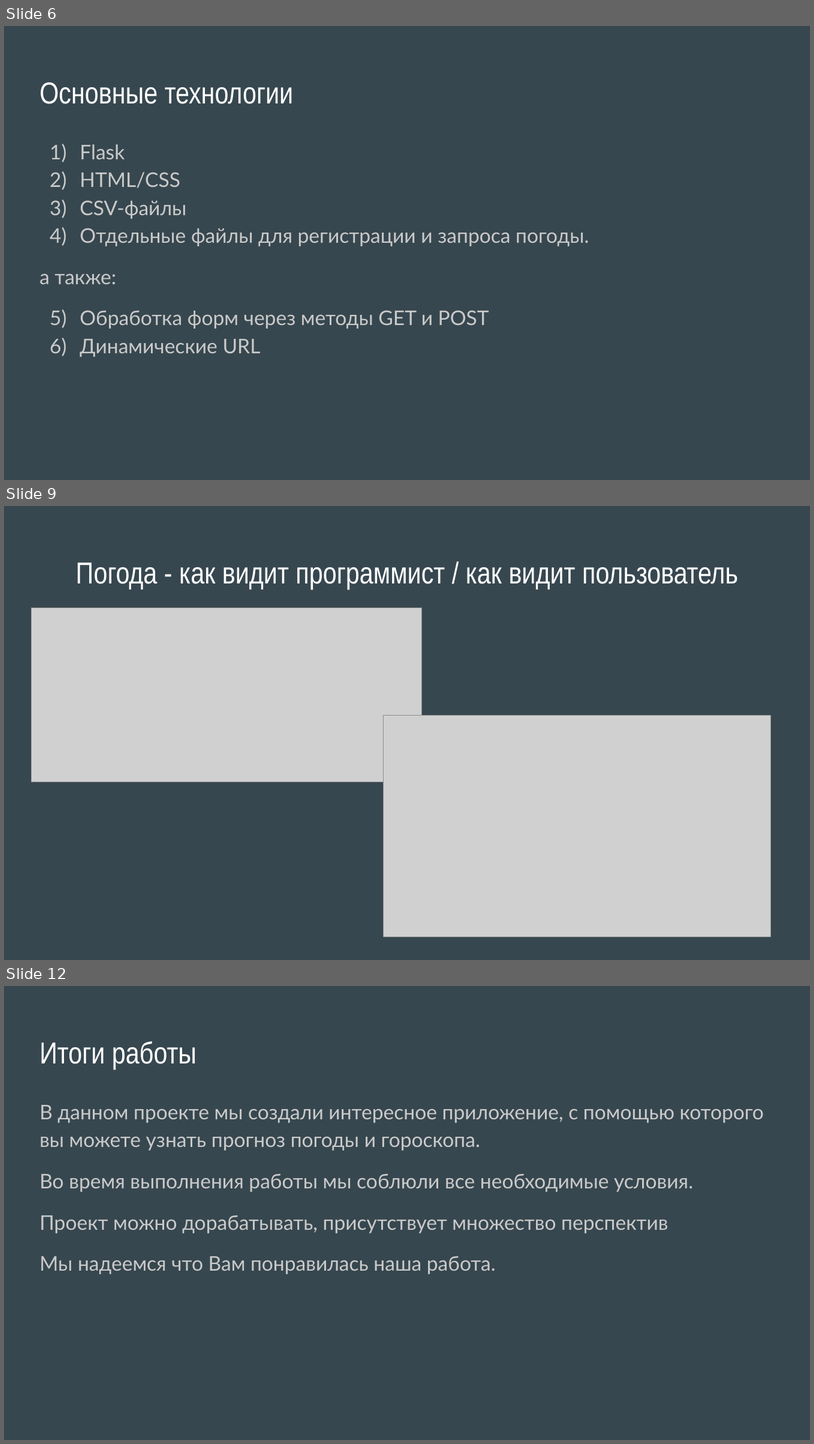
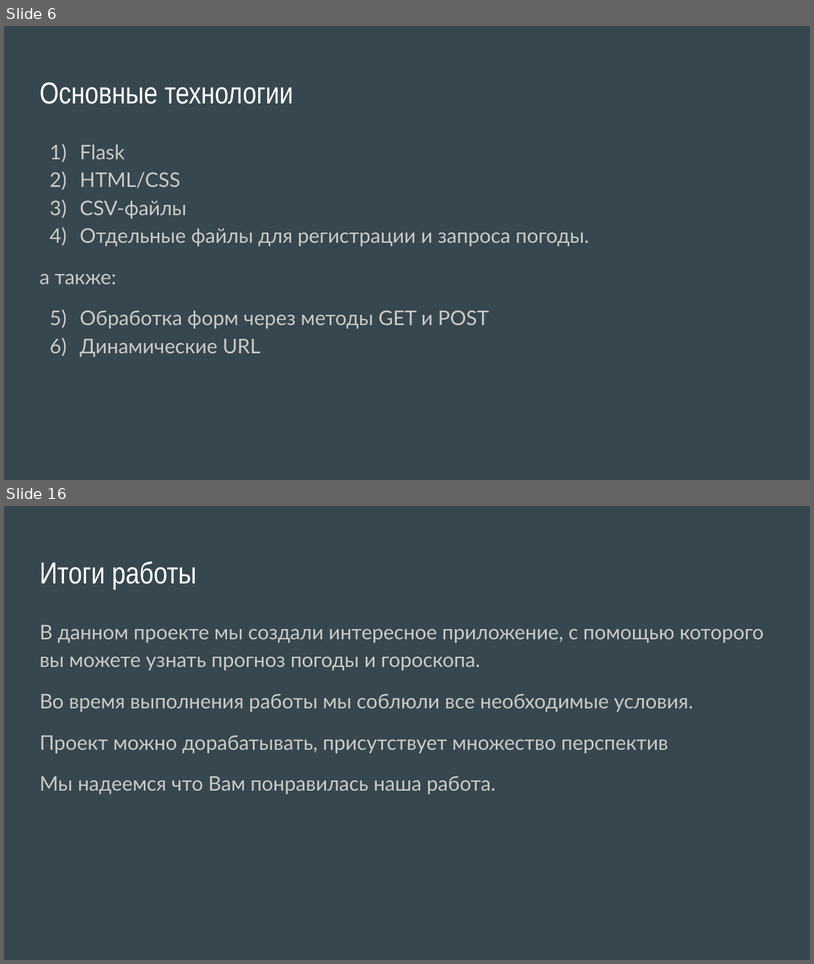
Before and after one commit to Alekseyavlenko/Goroscopic-weather, a slide deck: Goroscopic-weather.pptx. Shown one above the other, each under a label of ours: slides 6, 9 and 12 before the commit, slides 6 and 16 after it; the slides between them are not shown. The pictures are 814x1444 and 814x964 pixels, drawn with LibreOffice and Linux fonts; fonts in the diff are those of the drawing; grey boxes stand for pictures. Boxes give left, top, right and bottom in pixels: in the first picture for what was removed or moved away, otherwise in the second. Text is boxed around its words. In the diff, an @@ line names an element or a change of style, - is before the commit and + after.

```diff
--- a/Goroscopic-weather.pptx
+++ b/Goroscopic-weather.pptx
@@ slide 9 removed at (4, 506, 810, 960), background #37474F @@
@@ title removed at (76, 562, 738, 589) @@
-Погода - как видит программист / как видит пользователь
@@ picture removed at (32, 607, 422, 782) @@
@@ picture removed at (384, 715, 771, 937) @@
@@ what was slide 12 is now slide 16 @@
```
Also in this commit, not shown: 5 slides changed, 6 slides added, 1 other slide removed.
